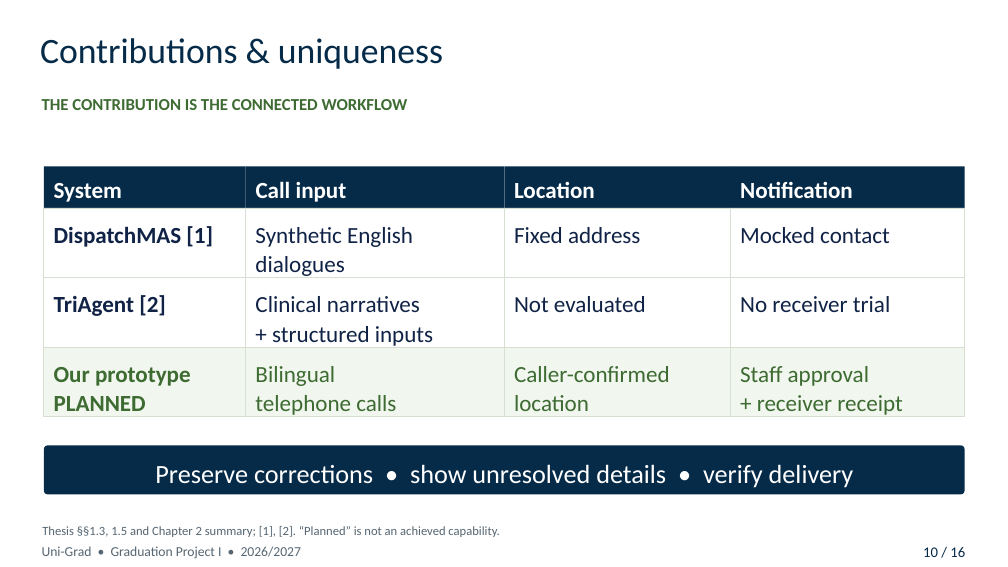
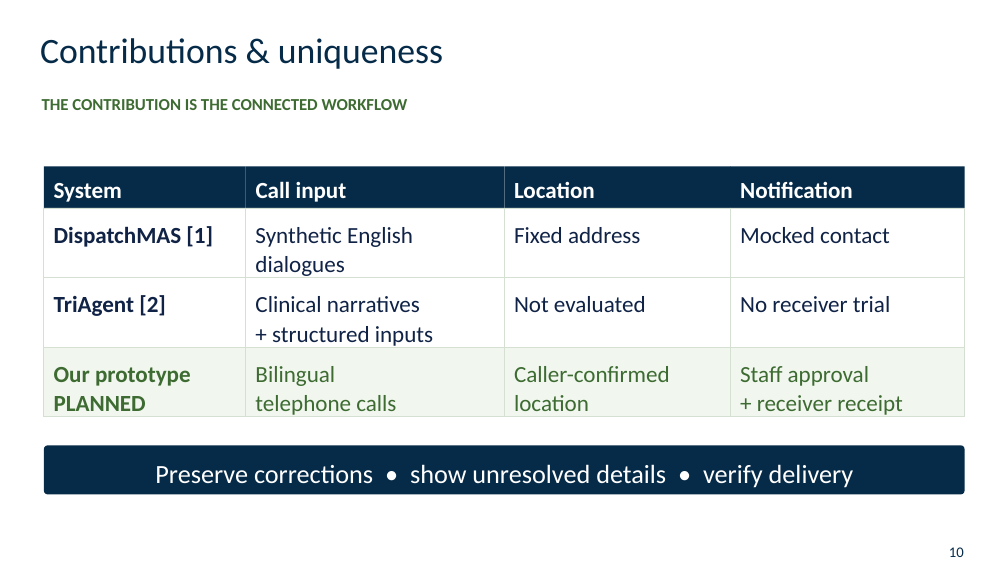
Before and after one commit to 3bdoo04/Uni-Grad, a slide deck: slide 10 of Review/Presentation/Uni-Grad - Midterm Presentation.pptx. Drawn at 1008x567 pixels with LibreOffice and Linux fonts; fonts in the diff are those of the drawing; background and template pictures are left out. Boxes give left, top, right and bottom in pixels: in the first picture for what was removed or moved away, otherwise in the second. Text is boxed around its words. In the diff, an @@ line names an element or a change of style, - is before the commit and + after.

```diff
--- a/Review/Presentation/Uni-Grad - Midterm Presentation.pptx
+++ b/Review/Presentation/Uni-Grad - Midterm Presentation.pptx
@@ text removed at (42,526,499,537) @@
-Thesis §§1.3, 1.5 and Chapter 2 summary; [1], [2]. “Planned” is not an achieved capability.
@@ text removed at (42,546,302,559) @@
-Uni-Grad • Graduation Project I • 2026/2027
@@ text at (949,547,964,557): text changed @@
-10 / 16
+10
```
Also in this commit, not shown: 10 other slides changed, 5 slides added, 9 slides removed, 16 other files.
